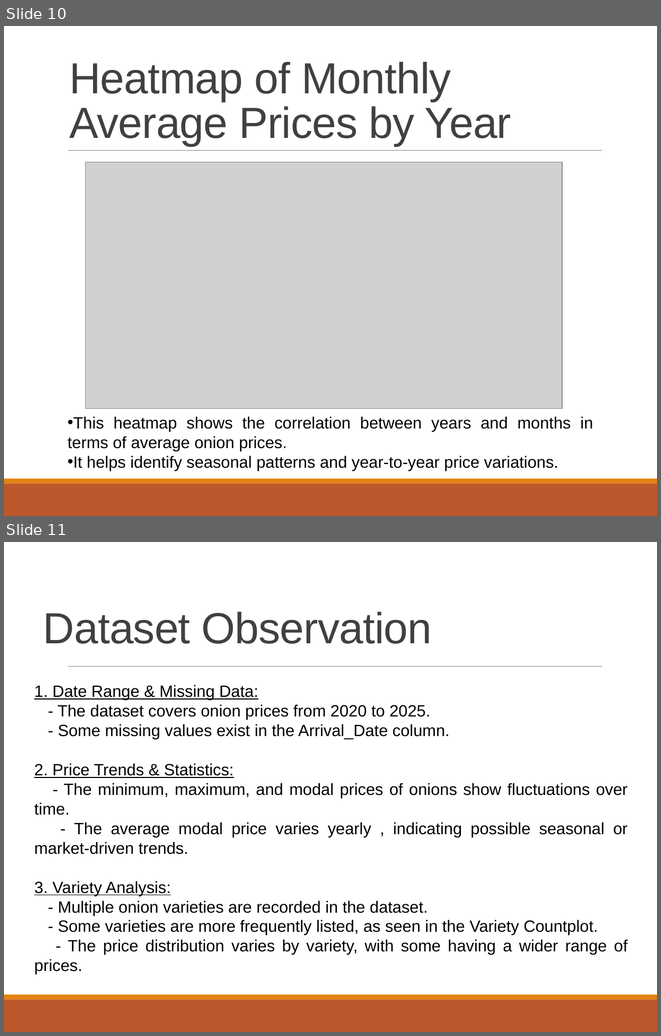
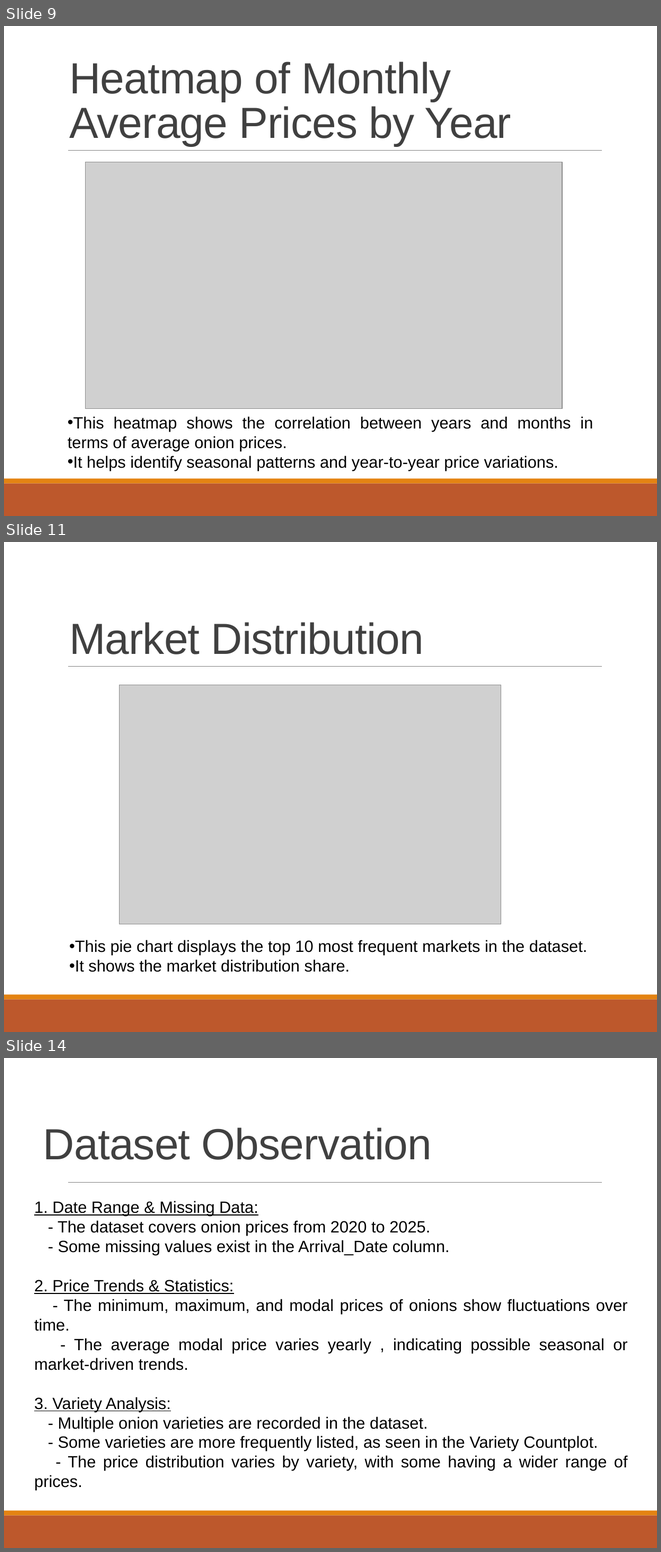
Before and after one commit to BharadwajKollepara/DataAnalyticsProjects, a slide deck: 1.Indian_Government_Dataset_Analysis/Indian_Government_Dataset_Analysis.pptx. Shown one above the other, each under a label of ours: slides 10 and 11 before the commit, slides 9, 11 and 14 after it; the slides between them are not shown. The pictures are 661x1036 and 661x1552 pixels, drawn with LibreOffice and Linux fonts; fonts in the diff are those of the drawing; grey boxes stand for pictures. Boxes give left, top, right and bottom in pixels: in the first picture for what was removed or moved away, otherwise in the second. Text is boxed around its words. In the diff, an @@ line names an element or a change of style, - is before the commit and + after.

```diff
--- a/1.Indian_Government_Dataset_Analysis/Indian_Government_Dataset_Analysis.pptx
+++ b/1.Indian_Government_Dataset_Analysis/Indian_Government_Dataset_Analysis.pptx
@@ slide 11 added at <box>4,542,657,1032</box>, background #FFFFFF; not listed: 3 template elements that a slide beside it also shows @@
@@ title added at <box>69,622,424,654</box>, 48 pt, text #404040 @@
+Market Distribution
@@ picture added at <box>119,685,501,924</box> @@
@@ text added at <box>69,940,587,972</box>, 18 pt, text #000000 @@
+• This pie chart displays the top 10 most frequent markets in the dataset.
+• It shows the market distribution share.
@@ what was slide 10 is now slide 9 @@
@@ what was slide 11 is now slide 14 @@
```
Also in this commit, not shown: 2 slides changed, 3 other slides added, 1 slide removed.
